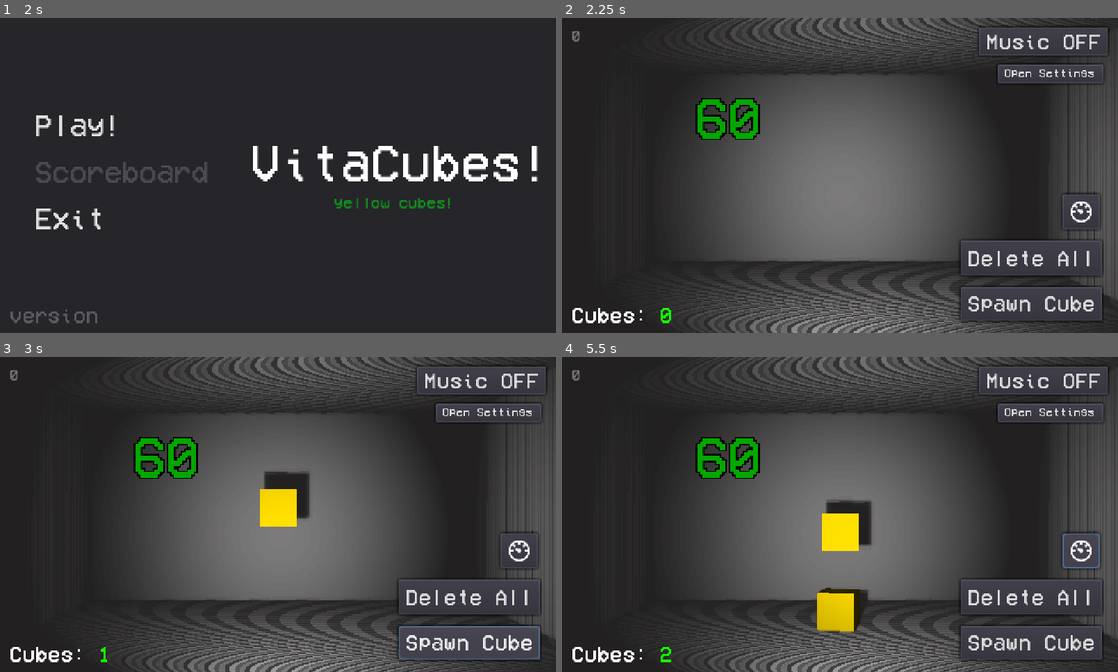
Above: before the commit, frames 1-4 (two rows, left to right).
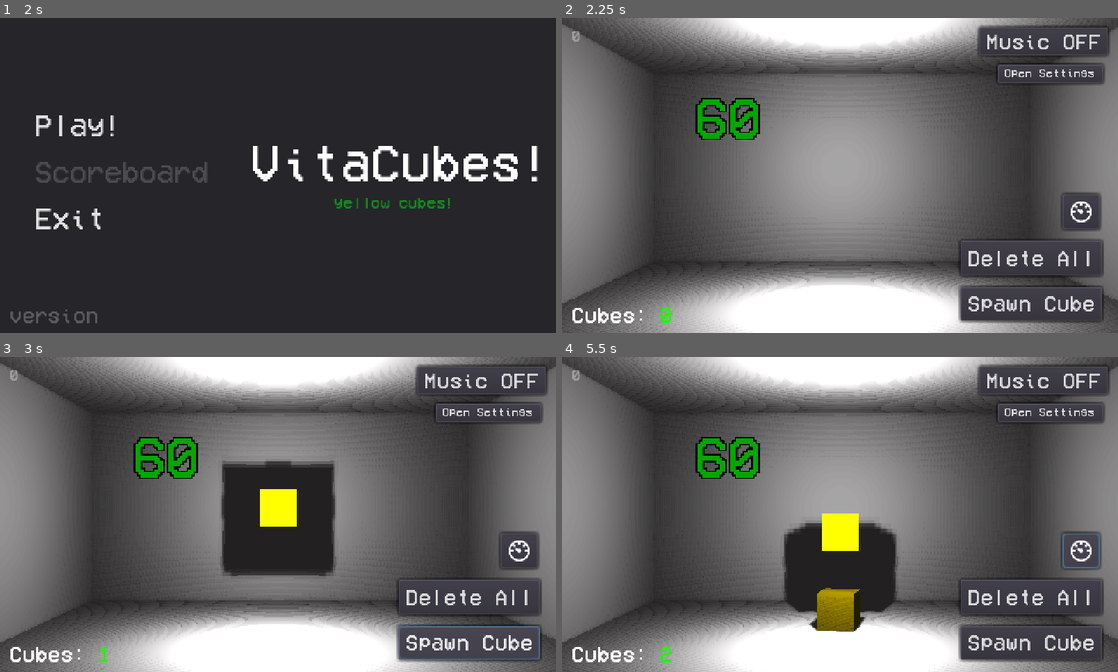
Above: after the commit, the same moments.

Repository: yaragirodev/vitaCubes
Game: Godot game, scene res://scenes/preLoadMenu.tscn
Two runs of this game, one before a commit and one after it. Both use one fixed random seed, a clock stepped at 60 frames per second and the inputs below.
Inputs (mouse positions are in pixels of both pictures, inside the frame that each line leads up to):
- Up to frame 1 (2 s): click "Load Assets" at 0.5 s; click "Start" at 1.25 s
- Up to frame 2 (2.25 s): click "Play!" at 2 s
- Up to frame 3 (3 s): click "Spawn Cube" at 2.75 s
- Up to frame 4 (5.5 s): click (1079, 549) at 3.52 s; click "Spawn Cube" at 4.25 s; click (1079, 549) at 5.02 s

Frame 1 is identical in both runs. In frame 2, 68% of the frame differs, in the area x 0-100%, y 0-100%; in frame 3, 68%; in frame 4, 69%.

Commit message:
optimization, invisible wall

Diff:
--- a/gui/gui.tscn
+++ b/gui/gui.tscn
@@ -14,8 +14,10 @@
 font_data = ExtResource( 3 )
 
 [node name="gui" type="Control"]
+pause_mode = 2
 anchor_right = 1.0
 anchor_bottom = 1.0
+mouse_filter = 2
 script = ExtResource( 2 )
 
 [node name="spawnCubeButton" type="Button" parent="."]
--- a/scenes/main.tscn
+++ b/scenes/main.tscn
@@ -23,6 +23,10 @@
 background_mode = 1
 background_color = Color( 0.670588, 0.603922, 0.603922, 1 )
 background_energy = 12.4
+
+[sub_resource type="SpatialMaterial" id=4]
+flags_transparent = true
+albedo_color = Color( 1, 1, 1, 0 )
 
 [node name="Spatial" type="Spatial"]
 script = ExtResource( 6 )
@@ -71,11 +75,11 @@
 height = 14.2517
 depth = 22.5589
 
-[node name="SpotLight2" type="SpotLight" parent="env"]
-transform = Transform( 0.984826, 0, -0.173545, 0, 1, 0, 0.173545, 0, 0.984826, -0.986001, 4.90498, 16.4069 )
+[node name="OmniLight" type="OmniLight" parent="env"]
+transform = Transform( 1, 0, 0, 0, 1, 0, 0, 0, 1, 0, 6.90334, 4.15841 )
 shadow_enabled = true
-spot_range = 28.4386
-spot_angle = 49.2756
+omni_range = 29.853
+omni_attenuation = 3.13834
 
 [node name="pCam" type="Camera" parent="."]
 transform = Transform( 1, 0, 0, 0, 1, 0, 0, 0, 1, 0, 6.29941, 27.1758 )
@@ -86,6 +90,7 @@
 
 [node name="pCam2" type="Camera" parent="."]
 transform = Transform( 0.93089, -0.0132203, 0.36506, 0, 0.999345, 0.0361902, -0.365299, -0.0336891, 0.93028, 11.8442, 6.29941, 27.1758 )
+visible = false
 environment = SubResource( 1 )
 fov = 70.1
 far = 110.0
@@ -111,3 +116,12 @@
 
 [node name="gameSetings" parent="CanvasLayer" instance=ExtResource( 7 )]
 guiPath = NodePath("../../gui")
+
+[node name="CSGBox" type="CSGBox" parent="."]
+transform = Transform( 1, 0, 0, 0, 1, 0, 0, 0, 1, 0, 6.78631, 8.85542 )
+visible = false
+use_collision = true
+width = 29.8645
+height = 14.0276
+depth = 0.385809
+material = SubResource( 4 )
--- a/scenes/mainLevel.gd
+++ b/scenes/mainLevel.gd
@@ -1,12 +1,14 @@
 extends Spatial
 
-onready var light1 = $env/SpotLight2
+onready var light1 = $env/OmniLight
 onready var spawned_spatial = get_node("spawnedStuff")
 var isVita = false
+var OnPC = false
 
 func _ready():
 	# is this vita?
 	isVita = OS.get_name() == "Vita"
+	OnPC = OS.get_name() == "Windows"
 	# no shadows on vita (its bugged)
 	if OS.get_name() == "Vita":
 		light1.shadow_enabled = false
@@ -19,3 +21,7 @@
 		# delete all cubes ):
 		for child in spawned_spatial.get_children():
 			child.queue_free()
+
+	if Engine.get_frames_per_second() <= 20:
+		for child in spawned_spatial.get_children():
+			child.queue_free()
Not shown: 1 places in scenes/main.tscn that only renumber resources
